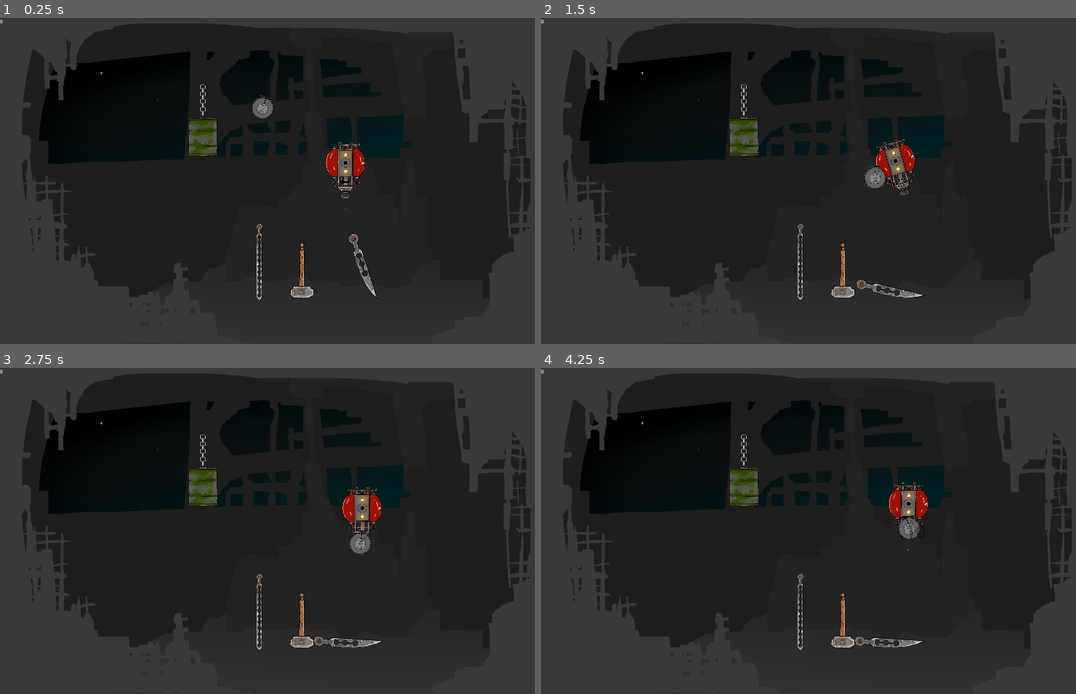
Above: before the commit, frames 1-4 (two rows, left to right).
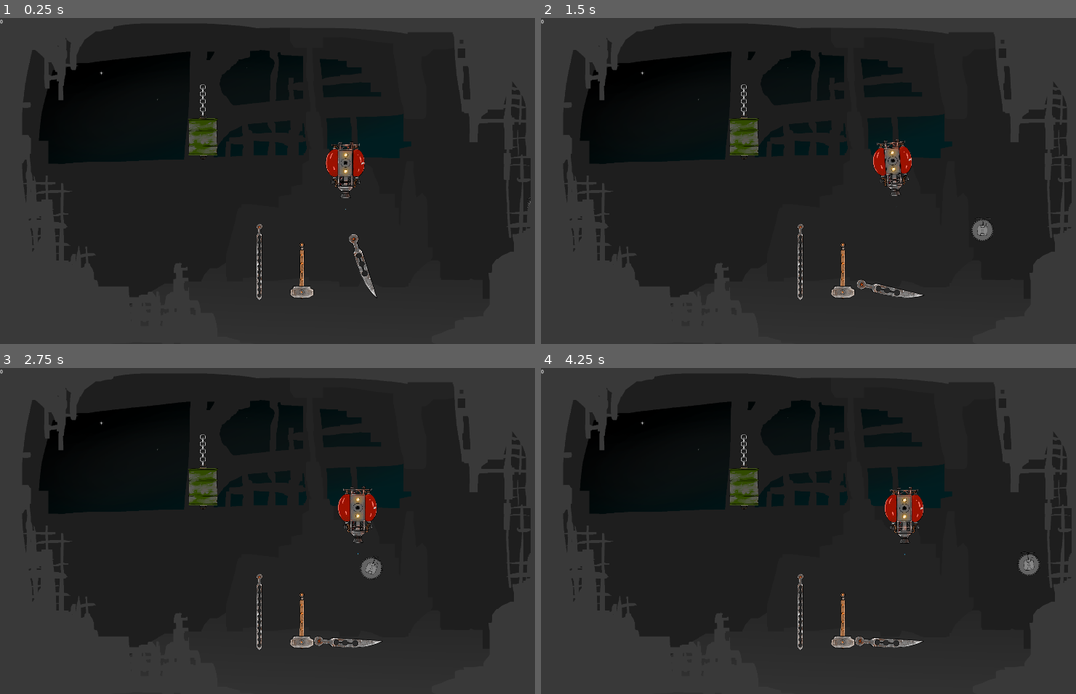
Above: after the commit, the same moments.

Repository: ChaseMaslow/2dhammer
Game: Godot game, scene res://Main.tscn
Two runs of this game, one before a commit and one after it. Both use one fixed random seed, a clock stepped at 60 frames per second and the inputs below.
Inputs (mouse positions are in pixels of both pictures, inside the frame that each line leads up to):
- Up to frame 1 (0.25 s): no input
- Up to frame 2 (1.5 s): move the mouse to (862, 181) at 0.52 s; hold Right mouse button (drop) 0.53-1.28 s; move the mouse to (803, 181) at 1.27 s; click (803, 181) at 1.35 s
- Up to frame 3 (2.75 s): move the mouse to (304, 524) at 2.02 s; hold Middle mouse button (freefall) from 2.03 s (still down)
- Up to frame 4 (4.25 s): move the mouse to (824, 537) at 2.77 s; release Middle mouse button (freefall) at 2.78 s; right-click (824, 537) at 2.85 s; move the mouse to (872, 534) at 3.52 s; press the mouse at (872, 534) at 3.53 s

The runs differ from the first frame. In frame 1, 0.2% of the frame differs, in the area x 47-100%, y 23-59%; in frame 2, 1.0%; in frame 3, 1.0%, in the area x 63-72%, y 36-65%; in frame 4, 1.0%.

Commit message:
enemy spawn

Diff:
--- /dev/null
+++ b/EnemyManager.gd
@@ -0,0 +1,29 @@
+extends Node2D
+
+@export var enemy : Resource = null
+@export var player : Node2D = null
+
+@onready var path = $SpawnPath
+@onready var timer = $Timer
+
+# Called when the node enters the scene tree for the first time.
+func _ready():
+	spawn()
+
+
+# Called every frame. 'delta' is the elapsed time since the previous frame.
+func _process(delta):
+	pass
+
+
+func spawn():
+	var en = enemy.instantiate()
+	var loc = $SpawnPath/SpawnLocation
+	loc.progress_ratio = randf()
+	en.position = loc.position
+	en.target = player
+	add_child(en)
+
+
+func _on_timer_timeout():
+	spawn()
--- a/Main.tscn
+++ b/Main.tscn
@@ -16,9 +16,8 @@
 [ext_resource type="PackedScene" uid="uid://cgago8t7hpva8" path="res://hammer.tscn" id="14_lphed"]
 [ext_resource type="PackedScene" uid="uid://cdoqw6hbpcr4" path="res://sword.tscn" id="14_u3501"]
 [ext_resource type="PackedScene" uid="uid://dov6q8pb176ns" path="res://sword2.tscn" id="15_vf282"]
-[ext_resource type="SpriteFrames" uid="uid://dbxque2ugwi4s" path="res://enemyAnim.tres" id="17_2dh3c"]
-[ext_resource type="Script" path="res://Enemy.gd" id="17_7f3va"]
-[ext_resource type="Script" path="res://HurtBox.gd" id="19_7ravl"]
+[ext_resource type="PackedScene" uid="uid://c37j6rwhvb6n3" path="res://enemy.tscn" id="17_7akbg"]
+[ext_resource type="Script" path="res://EnemyManager.gd" id="18_tajs1"]
 
 [sub_resource type="RectangleShape2D" id="RectangleShape2D_6bvuu"]
 size = Vector2(12, 4)
@@ -38,10 +37,11 @@
 [sub_resource type="RectangleShape2D" id="RectangleShape2D_5wdrx"]
 size = Vector2(2253, 80)
 
-[sub_resource type="CircleShape2D" id="CircleShape2D_0j36t"]
-
-[sub_resource type="CircleShape2D" id="CircleShape2D_ufnp0"]
-radius = 22.0
+[sub_resource type="Curve2D" id="Curve2D_5eldu"]
+_data = {
+"points": PackedVector2Array(0, 0, 0, 0, -367, 276, 0, 0, 0, 0, -407, 188, 0, 0, 0, 0, -407, -68, 0, 0, 0, 0, 129, -116, 0, 0, 0, 0, 433, -100, 0, 0, 0, 0, 497, 84, 0, 0, 0, 0, 465, 268)
+}
+point_count = 7
 
 [node name="Main" type="Node2D"]
 
@@ -320,32 +320,21 @@
 [node name="Sword2" parent="." instance=ExtResource("15_vf282")]
 position = Vector2(355, 359)
 
-[node name="Enemy" type="RigidBody2D" parent="." node_paths=PackedStringArray("target")]
+[node name="EnemyManager" type="Node2D" parent="." node_paths=PackedStringArray("player")]
 position = Vector2(175, 92)
-max_contacts_reported = 1
-contact_monitor = true
-script = ExtResource("17_7f3va")
-target = NodePath("../Player")
-SplashObj = ExtResource("5_nfn67")
-
-[node name="AnimatedSprite2D" type="AnimatedSprite2D" parent="Enemy"]
-position = Vector2(0.815, 2.085)
-scale = Vector2(0.142055, 0.142055)
-sprite_frames = ExtResource("17_2dh3c")
-autoplay = "default"
-
-[node name="CollisionShape2D" type="CollisionShape2D" parent="Enemy"]
-scale = Vector2(2.13963, 2.13963)
-shape = SubResource("CircleShape2D_0j36t")
-
-[node name="HurtArea" type="Area2D" parent="Enemy"]
-script = ExtResource("19_7ravl")
-damage = 10.0
-
-[node name="CollisionShape2D" type="CollisionShape2D" parent="Enemy/HurtArea"]
-shape = SubResource("CircleShape2D_ufnp0")
-
-[node name="HurtTimer" type="Timer" parent="Enemy/HurtArea"]
+script = ExtResource("18_tajs1")
+enemy = ExtResource("17_7akbg")
+player = NodePath("../Player")
+
+[node name="SpawnPath" type="Path2D" parent="EnemyManager"]
+curve = SubResource("Curve2D_5eldu")
+
+[node name="SpawnLocation" type="PathFollow2D" parent="EnemyManager/SpawnPath"]
+position = Vector2(-367, 276)
+rotation = -1.99742
+
+[node name="Timer" type="Timer" parent="EnemyManager"]
+wait_time = 5.0
 autostart = true
 
 [connection signal="dash" from="Player" to="DebugLayer/DebugText" method="_on_Player_dash"]
@@ -356,5 +345,4 @@
 [connection signal="body_entered" from="Target/Dummy" to="Target/Dummy" method="_on_body_entered"]
 [connection signal="area_entered" from="Target/Dummy/HitArea" to="Target/Dummy" method="_on_area_entered"]
 [connection signal="area_exited" from="Target/Dummy/HitArea" to="Target/Dummy" method="_on_area_exited"]
-[connection signal="body_entered" from="Enemy" to="Enemy" method="_on_body_entered"]
-[connection signal="timeout" from="Enemy/HurtArea/HurtTimer" to="Enemy/HurtArea" method="_on_timer_timeout"]
+[connection signal="timeout" from="EnemyManager/Timer" to="EnemyManager" method="_on_timer_timeout"]
--- /dev/null
+++ b/enemy.tscn
@@ -0,0 +1,42 @@
+[gd_scene load_steps=7 format=3 uid="uid://c37j6rwhvb6n3"]
+
+[ext_resource type="Script" path="res://Enemy.gd" id="1_8ff8y"]
+[ext_resource type="PackedScene" uid="uid://1rwl3ap70c7p" path="res://SplashText.tscn" id="2_3kvfc"]
+[ext_resource type="SpriteFrames" uid="uid://dbxque2ugwi4s" path="res://enemyAnim.tres" id="3_xnwwb"]
+[ext_resource type="Script" path="res://HurtBox.gd" id="4_xdn8s"]
+
+[sub_resource type="CircleShape2D" id="CircleShape2D_0j36t"]
+
+[sub_resource type="CircleShape2D" id="CircleShape2D_ufnp0"]
+radius = 22.0
+
+[node name="Enemy" type="RigidBody2D" node_paths=PackedStringArray("target")]
+position = Vector2(175, 92)
+max_contacts_reported = 1
+contact_monitor = true
+script = ExtResource("1_8ff8y")
+target = NodePath("")
+SplashObj = ExtResource("2_3kvfc")
+
+[node name="AnimatedSprite2D" type="AnimatedSprite2D" parent="."]
+position = Vector2(0.815, 2.085)
+scale = Vector2(0.142055, 0.142055)
+sprite_frames = ExtResource("3_xnwwb")
+autoplay = "default"
+
+[node name="CollisionShape2D" type="CollisionShape2D" parent="."]
+scale = Vector2(2.13963, 2.13963)
+shape = SubResource("CircleShape2D_0j36t")
+
+[node name="HurtArea" type="Area2D" parent="."]
+script = ExtResource("4_xdn8s")
+damage = 10.0
+
+[node name="CollisionShape2D" type="CollisionShape2D" parent="HurtArea"]
+shape = SubResource("CircleShape2D_ufnp0")
+
+[node name="HurtTimer" type="Timer" parent="HurtArea"]
+autostart = true
+
+[connection signal="body_entered" from="." to="." method="_on_body_entered"]
+[connection signal="timeout" from="HurtArea/HurtTimer" to="HurtArea" method="_on_timer_timeout"]
Not shown: 1 places in Main.tscn that only renumber resources
